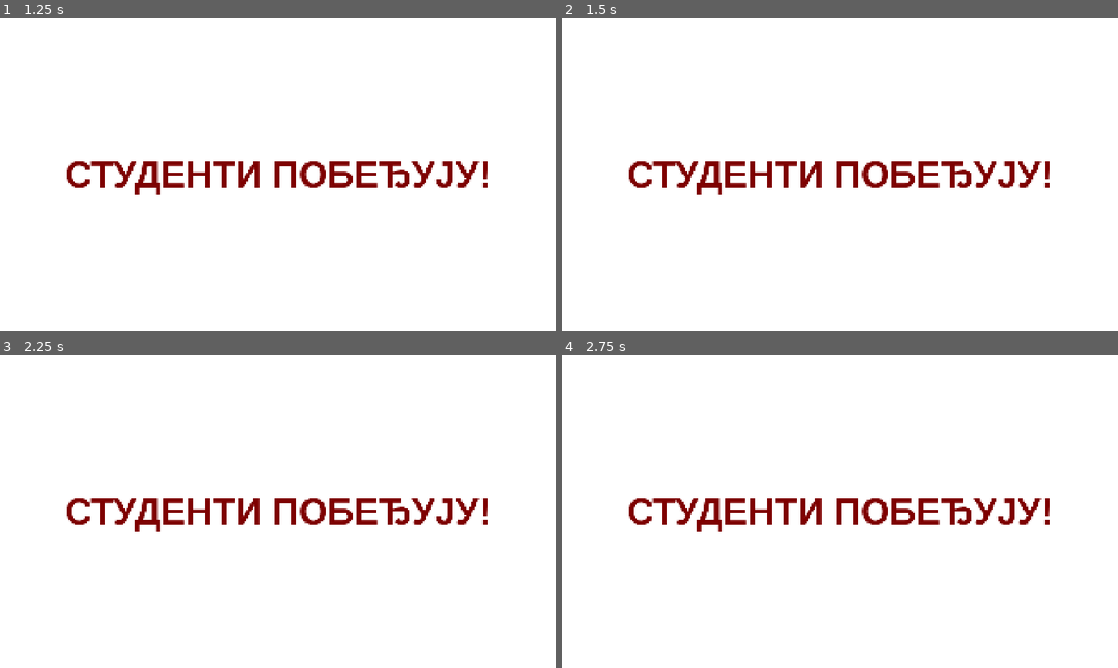
Above: before the commit, frames 1-4 (two rows, left to right).
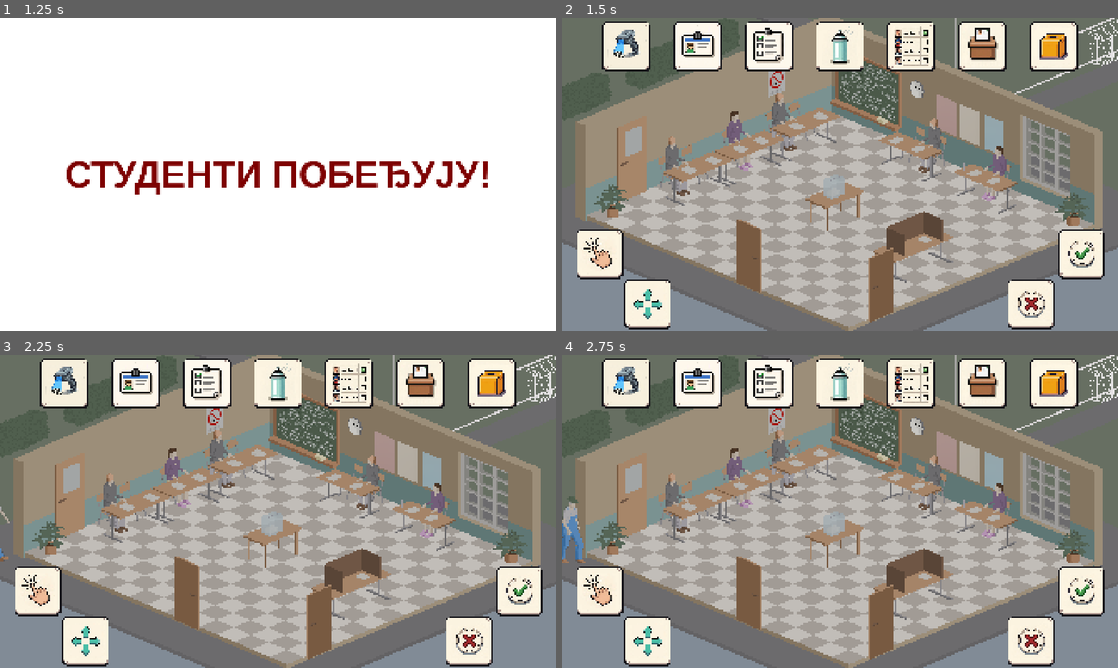
Above: after the commit, the same moments.

Repository: kreativna-blokada/blokadna-glasalica
Game: Godot game, scene res://!project/build/design/scenes/screens/main_menu.tscn
The game is run twice, just before and just after one commit, with the same random seed, the same clock (stepped at 60 frames per second) and the same inputs. Sound files missing from this copy of the repository are replaced by a short silence.
Inputs:
- Up to frame 1 (1.25 s): tap Enter at 0.5 s; hold Space (right) from 0.53 s (still down); hold A (select) from 0.53 s (still down)
- Up to frame 2 (1.5 s): tap D (start) at 1.25, 1.35 s; release Space (right) at 1.28 s; release A (select) at 1.28 s; hold Down from 1.28 s (still down)
- Up to frame 3 (2.25 s): tap D (start) at 2 s; release Down at 2.03 s; hold Space (right) from 2.03 s (still down); hold Shift (wrong) from 2.03 s (still down)
- Up to frame 4 (2.75 s): keep holding Space (right); keep holding Shift (wrong)

Frame 1 is identical in both runs. In frame 2, 98% of the frame differs, in the area x 0-100%, y 0-100%; in frame 3, 98%; in frame 4, 98%.
Error after the commit: Cannot call method 'set_input_as_handled' on a null value. (res://!project/build/design/scenes/screens/main_menu.gd:69)

Commit message:
[main-menu] Minor issue with scenes path changed in character-dialogue branch

Diff:
--- a/!project/build/config/globals.gd
+++ b/!project/build/config/globals.gd
@@ -24,7 +24,7 @@
 		"path": "res://!project/build/design/scenes/screens/main_menu.tscn"
 	},
 	Scene.Game: {
-		"path": "res://!project/build/design/scenes/screens/game.tscn"
+		"path": "res://!project/build/design/scenes/game.tscn"
 	},
 	Scene.Voter: {
 		"path": "res://!project/build/design/scenes/actors/voter.tscn",
